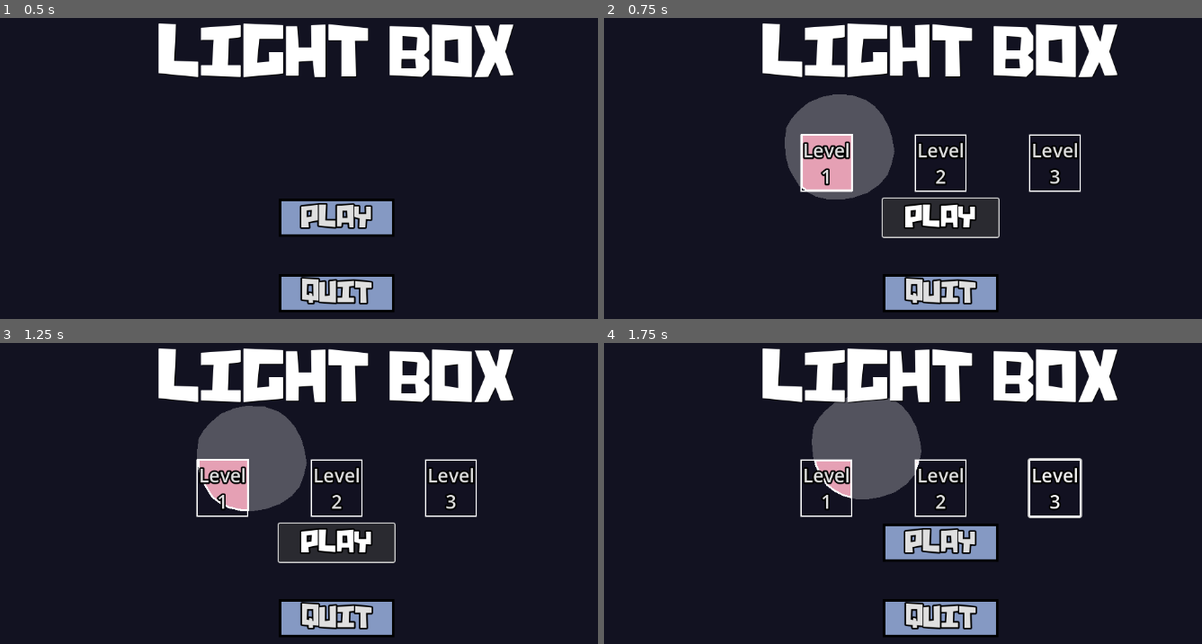
Above: before the commit, frames 1-4 (two rows, left to right).
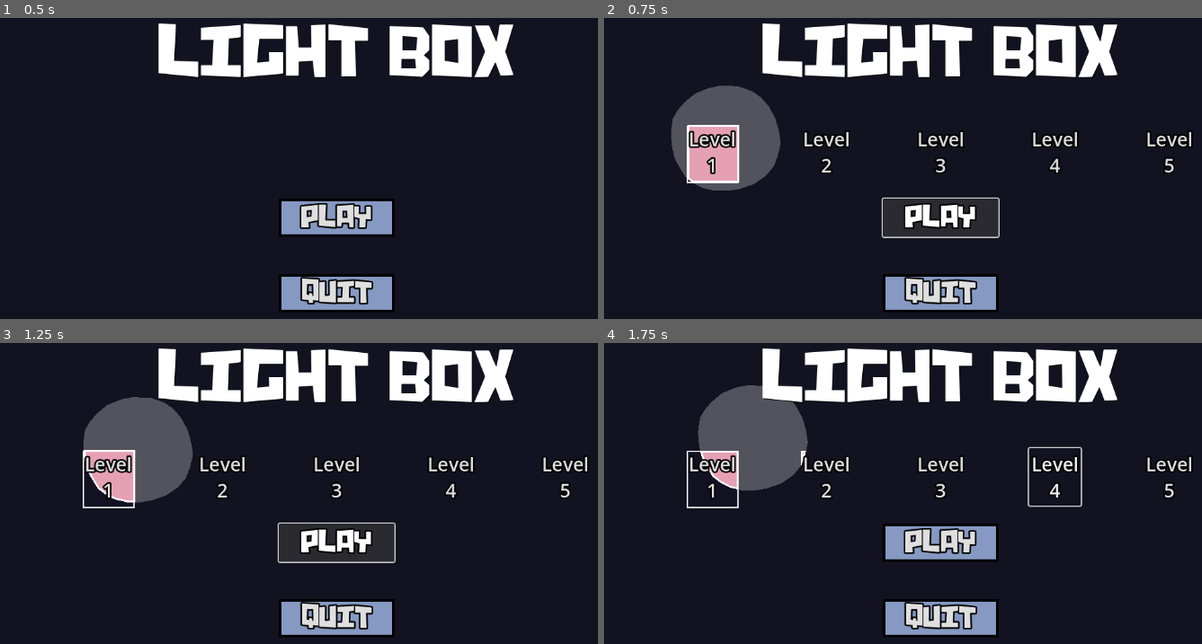
Above: after the commit, the same moments.

Repository: WeDoThingsHere/Godot-Jam-June-2025
Game: Godot game, scene res://scenes/Levels/start_menu.tscn
Same seed, same stepped clock (60 frames per second), same inputs: the game is played once before the commit and once after it.
Inputs (mouse positions are in pixels of both pictures, inside the frame that each line leads up to):
- Up to frame 1 (0.5 s): no input
- Up to frame 2 (0.75 s): click "Play" at 0.5 s
- Up to frame 3 (1.25 s): no input
- Up to frame 4 (1.75 s): click (1052, 475) at 1.25 s, where only the run after the commit has a clickable "Level 4"

Frame 1 is identical in both runs. In frame 2, 12% of the frame differs, in the area x 11-99%, y 22-61%; in frame 3, 12%; in frame 4, 12%, in the area x 13-99%, y 14-59%.

Commit message:
Finished Level 3
Added Audio and the other levels for start menu

Diff:
--- /dev/null
+++ b/AudioPlayer.gd
@@ -0,0 +1,20 @@
+extends Node2D
+
+@onready var music =$"Music Player"
+@onready var sfx = $"Death Sound"
+@onready var uisfx = $"UI Sound"
+
+func play_music():
+	music.play()
+
+func stop_music():
+	music.stop()
+
+func play_death():
+	sfx.play()
+
+func play_UI():
+	uisfx.play()
+
+func _ready() -> void:
+	play_music()
--- a/LevelSelection.gd
+++ b/LevelSelection.gd
@@ -6,7 +6,7 @@
 	LevelThree = 3
 	}
 # Called when the node enters the scene tree for the first time.
-@export_enum("Level_One", "Level_Two", "Level_Three")
+@export_enum("Level_One", "Level_Two", "Level_Three", "Level_Four", "Level_Five")
 var LevelToLoad: String = "Level_One"
 # Called when the node enters the scene tree for the first time.
 func _ready() -> void:
--- a/pause_menu.gd
+++ b/pause_menu.gd
@@ -28,14 +28,17 @@
 
 
 func _on_resume_pressed() -> void:
+	AudioPlayer.play_UI()
 	resume_game()
 
 
 
 func _on_quit_pressed() -> void:
+	AudioPlayer.play_UI()
 	get_tree().quit()
 
 
 func _on_start_menu_pressed() -> void:
+	AudioPlayer.play_UI()
 	Engine.time_scale = 1.0
 	get_tree().change_scene_to_packed(startMenuScene)
--- a/project.godot
+++ b/project.godot
@@ -18,6 +18,7 @@
 [autoload]
 
 SceneManager="*res://scripts/SceneManager.gd"
+AudioPlayer="*res://scenes/AudioPlayer.tscn"
 
 [display]
 
--- /dev/null
+++ b/scenes/AudioPlayer.tscn
@@ -0,0 +1,20 @@
+[gd_scene load_steps=5 format=3 uid="uid://crc7l4eyeliex"]
+
+[ext_resource type="Script" uid="uid://dwgdln3r53374" path="res://AudioPlayer.gd" id="1_hs2ye"]
+[ext_resource type="AudioStream" uid="uid://cxxbgou4t52hu" path="res://assets/LDMainThemeLoop.mp3" id="2_nn5wq"]
+[ext_resource type="AudioStream" uid="uid://uamy6o656kuj" path="res://assets/PlayerDeath.wav" id="3_ndch2"]
+[ext_resource type="AudioStream" uid="uid://bvfcsifra33ja" path="res://assets/UI_GenericSound.wav" id="4_1xcxp"]
+
+[node name="Node2D" type="Node2D"]
+script = ExtResource("1_hs2ye")
+
+[node name="Music Player" type="AudioStreamPlayer" parent="."]
+stream = ExtResource("2_nn5wq")
+volume_db = -4.439
+parameters/looping = true
+
+[node name="Death Sound" type="AudioStreamPlayer" parent="."]
+stream = ExtResource("3_ndch2")
+
+[node name="UI Sound" type="AudioStreamPlayer" parent="."]
+stream = ExtResource("4_1xcxp")
--- a/scenes/Levels/003_LevelThree.tscn
+++ b/scenes/Levels/003_LevelThree.tscn
@@ -9,6 +9,21 @@
 [ext_resource type="PackedScene" uid="uid://bhfabwws43023" path="res://scenes/dust_spawner.tscn" id="6_tb5yy"]
 [ext_resource type="PackedScene" path="res://scenes/true_platform.tscn" id="7_jglaw"]
 
+[sub_resource type="Animation" id="Animation_jglaw"]
+length = 0.001
+tracks/0/type = "value"
+tracks/0/imported = false
+tracks/0/enabled = true
+tracks/0/path = NodePath(".:position")
+tracks/0/interp = 1
+tracks/0/loop_wrap = true
+tracks/0/keys = {
+"times": PackedFloat32Array(0),
+"transitions": PackedFloat32Array(1),
+"update": 0,
+"values": [Vector2(0, 0)]
+}
+
 [sub_resource type="Animation" id="Animation_tb5yy"]
 resource_name = "elevator"
 length = 10.0
@@ -26,27 +41,27 @@
 "values": [Vector2(0, -600), Vector2(0, -900)]
 }
 
-[sub_resource type="Animation" id="Animation_jglaw"]
-length = 0.001
-tracks/0/type = "value"
-tracks/0/imported = false
-tracks/0/enabled = true
-tracks/0/path = NodePath(".:position")
-tracks/0/interp = 1
-tracks/0/loop_wrap = true
-tracks/0/keys = {
-"times": PackedFloat32Array(0),
-"transitions": PackedFloat32Array(1),
-"update": 0,
-"values": [Vector2(0, 0)]
-}
-
 [sub_resource type="AnimationLibrary" id="AnimationLibrary_53cjc"]
 _data = {
 &"RESET": SubResource("Animation_jglaw"),
 &"elevator": SubResource("Animation_tb5yy")
 }
 
+[sub_resource type="Animation" id="Animation_o4dxq"]
+length = 0.001
+tracks/0/type = "value"
+tracks/0/imported = false
+tracks/0/enabled = true
+tracks/0/path = NodePath(".:position")
+tracks/0/interp = 1
+tracks/0/loop_wrap = true
+tracks/0/keys = {
+"times": PackedFloat32Array(0),
+"transitions": PackedFloat32Array(1),
+"update": 0,
+"values": [Vector2(0, -989.715)]
+}
+
 [sub_resource type="Animation" id="Animation_jybrk"]
 resource_name = "elevator 2"
 length = 10.0
@@ -62,21 +77,6 @@
 "transitions": PackedFloat32Array(1, 1),
 "update": 0,
 "values": [Vector2(188, -989.715), Vector2(188, -689.715)]
-}
-
-[sub_resource type="Animation" id="Animation_o4dxq"]
-length = 0.001
-tracks/0/type = "value"
-tracks/0/imported = false
-tracks/0/enabled = true
-tracks/0/path = NodePath(".:position")
-tracks/0/interp = 1
-tracks/0/loop_wrap = true
-tracks/0/keys = {
-"times": PackedFloat32Array(0),
-"transitions": PackedFloat32Array(1),
-"update": 0,
-"values": [Vector2(0, -989.715)]
 }
 
 [sub_resource type="Animation" id="Animation_sd7vf"]
@@ -336,7 +336,7 @@
 
 [node name="Goal" parent="." instance=ExtResource("6_1dhsq")]
 position = Vector2(477, -189)
-Level_To_Unlock = "Level_Two"
+Level_To_Unlock = "Level_Four"
 
 [node name="Camera2D" type="Camera2D" parent="."]
 
--- a/scenes/Levels/004_LevelFour.tscn
+++ b/scenes/Levels/004_LevelFour.tscn
@@ -6,9 +6,24 @@
 [ext_resource type="PackedScene" uid="uid://d0p3djj4uybf5" path="res://scenes/flickering_light.tscn" id="3_gi4ga"]
 [ext_resource type="PackedScene" uid="uid://da0vb48bj51jb" path="res://scenes/Prefabs/Goal.tscn" id="4_auy48"]
 [ext_resource type="PackedScene" uid="uid://bhfabwws43023" path="res://scenes/dust_spawner.tscn" id="5_avej0"]
-[ext_resource type="PackedScene" uid="uid://cq310hw2aa0yd" path="res://scenes/true_platform.tscn" id="6_iv4gd"]
+[ext_resource type="PackedScene" path="res://scenes/true_platform.tscn" id="6_iv4gd"]
 [ext_resource type="PackedScene" uid="uid://bytetusxvp5dp" path="res://scenes/killzone.tscn" id="7_621bl"]
 [ext_resource type="PackedScene" uid="uid://cn6mjaf1avpfd" path="res://scenes/Player.tscn" id="8_os36c"]
+
+[sub_resource type="Animation" id="Animation_eecm2"]
+length = 0.001
+tracks/0/type = "value"
+tracks/0/imported = false
+tracks/0/enabled = true
+tracks/0/path = NodePath(".:rotation")
+tracks/0/interp = 1
+tracks/0/loop_wrap = true
+tracks/0/keys = {
+"times": PackedFloat32Array(0),
+"transitions": PackedFloat32Array(1),
+"update": 0,
+"values": [-0.287979]
+}
 
 [sub_resource type="Animation" id="Animation_odp63"]
 resource_name = "move"
@@ -27,21 +42,6 @@
 "values": [-0.287979, 0.287979, -0.287979]
 }
 
-[sub_resource type="Animation" id="Animation_eecm2"]
-length = 0.001
-tracks/0/type = "value"
-tracks/0/imported = false
-tracks/0/enabled = true
-tracks/0/path = NodePath(".:rotation")
-tracks/0/interp = 1
-tracks/0/loop_wrap = true
-tracks/0/keys = {
-"times": PackedFloat32Array(0),
-"transitions": PackedFloat32Array(1),
-"update": 0,
-"values": [-0.287979]
-}
-
 [sub_resource type="AnimationLibrary" id="AnimationLibrary_auy48"]
 _data = {
 &"RESET": SubResource("Animation_eecm2"),
@@ -137,7 +137,7 @@
 
 [node name="Goal" parent="." instance=ExtResource("4_auy48")]
 position = Vector2(472, 43)
-Level_To_Unlock = "Level_Two"
+Level_To_Unlock = "Level_Five"
 
 [node name="Camera2D" type="Camera2D" parent="."]
 
--- a/scenes/Levels/005_LevelFive.tscn
+++ b/scenes/Levels/005_LevelFive.tscn
@@ -1,13 +1,28 @@
-[gd_scene load_steps=20 format=3 uid="uid://dvhpbjmgumk6k"]
+[gd_scene load_steps=20 format=3 uid="uid://bisaox5r7e02y"]
 
 [ext_resource type="PackedScene" uid="uid://dunadgt76ux7n" path="res://scenes/Prefabs/EveryGameScene.tscn" id="1_hjd51"]
 [ext_resource type="PackedScene" uid="uid://xalf27q53dx2" path="res://scenes/platform_box.tscn" id="2_qwptg"]
 [ext_resource type="PackedScene" uid="uid://cf358hob3lvvq" path="res://scenes/light.tscn" id="3_vxj43"]
 [ext_resource type="PackedScene" uid="uid://da0vb48bj51jb" path="res://scenes/Prefabs/Goal.tscn" id="4_dc6it"]
 [ext_resource type="PackedScene" uid="uid://bhfabwws43023" path="res://scenes/dust_spawner.tscn" id="5_i6mds"]
-[ext_resource type="PackedScene" uid="uid://cq310hw2aa0yd" path="res://scenes/true_platform.tscn" id="6_fe2my"]
+[ext_resource type="PackedScene" path="res://scenes/true_platform.tscn" id="6_fe2my"]
 [ext_resource type="PackedScene" uid="uid://bytetusxvp5dp" path="res://scenes/killzone.tscn" id="7_f1y6j"]
 [ext_resource type="PackedScene" uid="uid://cn6mjaf1avpfd" path="res://scenes/Player.tscn" id="8_7ntk6"]
+
+[sub_resource type="Animation" id="Animation_qwptg"]
+length = 0.001
+tracks/0/type = "value"
+tracks/0/imported = false
+tracks/0/enabled = true
+tracks/0/path = NodePath(".:position")
+tracks/0/interp = 1
+tracks/0/loop_wrap = true
+tracks/0/keys = {
+"times": PackedFloat32Array(0),
+"transitions": PackedFloat32Array(1),
+"update": 0,
+"values": [Vector2(426, -96)]
+}
 
 [sub_resource type="Animation" id="Animation_hjd51"]
 resource_name = "move"
@@ -26,21 +41,6 @@
 "values": [Vector2(383, -96), Vector2(627.055, -96), Vector2(383, -96)]
 }
 
-[sub_resource type="Animation" id="Animation_qwptg"]
-length = 0.001
-tracks/0/type = "value"
-tracks/0/imported = false
-tracks/0/enabled = true
-tracks/0/path = NodePath(".:position")
-tracks/0/interp = 1
-tracks/0/loop_wrap = true
-tracks/0/keys = {
-"times": PackedFloat32Array(0),
-"transitions": PackedFloat32Array(1),
-"update": 0,
-"values": [Vector2(426, -96)]
-}
-
 [sub_resource type="AnimationLibrary" id="AnimationLibrary_vxj43"]
 _data = {
 &"RESET": SubResource("Animation_qwptg"),
@@ -84,6 +84,21 @@
 &"swing": SubResource("Animation_hkq2j")
 }
 
+[sub_resource type="Animation" id="Animation_2ks6o"]
+length = 0.001
+tracks/0/type = "value"
+tracks/0/imported = false
+tracks/0/enabled = true
+tracks/0/path = NodePath(".:position")
+tracks/0/interp = 1
+tracks/0/loop_wrap = true
+tracks/0/keys = {
+"times": PackedFloat32Array(0),
+"transitions": PackedFloat32Array(1),
+"update": 0,
+"values": [Vector2(9, 11)]
+}
+
 [sub_resource type="Animation" id="Animation_7j7xi"]
 resource_name = "move"
 length = 8.0
@@ -99,21 +114,6 @@
 "transitions": PackedFloat32Array(1, 1, 1, 1, 1),
 "update": 0,
 "values": [Vector2(9, 11), Vector2(20, 13), Vector2(11, 10), Vector2(20, 11), Vector2(9, 11)]
-}
-
-[sub_resource type="Animation" id="Animation_2ks6o"]
-length = 0.001
-tracks/0/type = "value"
-tracks/0/imported = false
-tracks/0/enabled = true
-tracks/0/path = NodePath(".:position")
-tracks/0/interp = 1
-tracks/0/loop_wrap = true
-tracks/0/keys = {
-"times": PackedFloat32Array(0),
-"transitions": PackedFloat32Array(1),
-"update": 0,
-"values": [Vector2(9, 11)]
 }
 
 [sub_resource type="AnimationLibrary" id="AnimationLibrary_tdl83"]
--- a/scenes/Levels/start_menu.tscn
+++ b/scenes/Levels/start_menu.tscn
@@ -196,6 +196,7 @@
 position = Vector2(59, 89)
 
 [node name="Lvl1" type="Node2D" parent="Platforms"]
+position = Vector2(-182, -14)
 
 [node name="Light1" parent="Platforms/Lvl1" instance=ExtResource("4_wlrfa")]
 rotation = -0.23911
@@ -219,7 +220,8 @@
 uv = PackedVector2Array(-176, -72, -176, -8, -104, -8, -104, -72)
 
 [node name="Lvl2" type="Node2D" parent="Platforms"]
-position = Vector2(183, 0)
+visible = false
+position = Vector2(1, -14)
 
 [node name="PlatformBox" parent="Platforms/Lvl2" instance=ExtResource("2_6lfbd")]
 position = Vector2(469, 256)
@@ -245,7 +247,8 @@
 autoplay = "new_animation"
 
 [node name="Lvl3" type="Node2D" parent="Platforms"]
-position = Vector2(366, 0)
+visible = false
+position = Vector2(184, -14)
 
 [node name="PlatformBox" parent="Platforms/Lvl3" instance=ExtResource("2_6lfbd")]
 position = Vector2(469, 256)
@@ -266,6 +269,58 @@
 [node name="AnimationPlayer" type="AnimationPlayer" parent="Platforms/Lvl3/Light1"]
 libraries = {
 &"": SubResource("AnimationLibrary_i11vo")
+}
+autoplay = "new_animation"
+
+[node name="Lvl4" type="Node2D" parent="Platforms"]
+visible = false
+position = Vector2(366, -14)
+
+[node name="Light1" parent="Platforms/Lvl4" instance=ExtResource("4_wlrfa")]
+rotation = -0.23911
+
+[node name="Polygon2D" parent="Platforms/Lvl4/Light1/LitArea" index="1"]
+modulate = Color(1, 1, 1, 0.27451)
+polygon = PackedVector2Array(-140.033, -27.8162, -131.542, -49.5224, -120.79, -60.5775, -108.067, -69.6652, -88.0742, -79.6616, -64.446, -83.2967, -45.3619, -82.388, -18.0988, -75.1178, 2.80305, -61.4862, 13.7082, -48.7634, 22.2247, -32.3402, 28.0078, -10.8602, 28.8121, 8.93458, 27.1593, 29.5957, 18.0684, 47.7776, 7.32456, 63.48, -8.37792, 75.0503, -29.8655, 83.3148, -54.4642, 85.534, -72.8408, 84.1412, -93.502, 79.1825, -111.684, 70.0916, -124.08, 59.3478, -133.998, 46.9511, -140.423, 26.7186, -143.669, 13.0786, -143.669, -4.18807)
+uv = PackedVector2Array(-128, -16, -120, -40, -112, -48, -104, -48, -88, -56, -64, -72, -56, -72, -40, -64, -32, -64, -24, -56, -16, -48, -16, -40, 0, -8, 0, 16, -8, 24, -16, 40, -24, 56, -40, 56, -48, 56, -64, 56, -72, 56, -88, 56, -104, 32, -112, 24, -120, 16, -120, 8, -120, 0)
+
+[node name="AnimationPlayer" type="AnimationPlayer" parent="Platforms/Lvl4/Light1"]
+libraries = {
+&"": SubResource("AnimationLibrary_3vial")
+}
+autoplay = "movingduh"
+
+[node name="PlatformBox" parent="Platforms/Lvl4" instance=ExtResource("2_6lfbd")]
+position = Vector2(469, 256)
+
+[node name="Bounds" parent="Platforms/Lvl4/PlatformBox/PlatformArea" index="0"]
+polygon = PackedVector2Array(-176, -72, -176, 20, -93, 20, -93, -72)
+uv = PackedVector2Array(-176, -72, -176, -8, -104, -8, -104, -72)
+
+[node name="Lvl5" type="Node2D" parent="Platforms"]
+visible = false
+position = Vector2(550, -14)
+
+[node name="PlatformBox" parent="Platforms/Lvl5" instance=ExtResource("2_6lfbd")]
+position = Vector2(469, 256)
+
+[node name="Bounds" parent="Platforms/Lvl5/PlatformBox/PlatformArea" index="0"]
+polygon = PackedVector2Array(-176, -72, -176, 20, -93, 20, -93, -72)
+uv = PackedVector2Array(-176, -72, -176, -8, -104, -8, -104, -72)
+
+[node name="Light1" parent="Platforms/Lvl5" instance=ExtResource("4_wlrfa")]
+visible = false
+position = Vector2(330, 173)
+rotation = -1.58999
+
+[node name="Polygon2D" parent="Platforms/Lvl5/Light1/LitArea" index="1"]
+modulate = Color(1, 1, 1, 0.27451)
+polygon = PackedVector2Array(-140.033, -27.8162, -131.542, -49.5224, -120.79, -60.5775, -108.067, -69.6652, -88.0742, -79.6616, -64.446, -83.2967, -45.3619, -82.388, -18.0988, -75.1178, 2.80305, -61.4862, 13.7082, -48.7634, 22.2247, -32.3402, 28.0078, -10.8602, 28.8121, 8.93458, 27.1593, 29.5957, 18.0684, 47.7776, 7.32456, 63.48, -8.37792, 75.0503, -29.8655, 83.3148, -54.4642, 85.534, -72.8408, 84.1412, -93.502, 79.1825, -111.684, 70.0916, -124.08, 59.3478, -133.998, 46.9511, -140.423, 26.7186, -143.669, 13.0786, -143.669, -4.18807)
+uv = PackedVector2Array(-128, -16, -120, -40, -112, -48, -104, -48, -88, -56, -64, -72, -56, -72, -40, -64, -32, -64, -24, -56, -16, -48, -16, -40, 0, -8, 0, 16, -8, 24, -16, 40, -24, 56, -40, 56, -48, 56, -64, 56, -72, 56, -88, 56, -104, 32, -112, 24, -120, 16, -120, 8, -120, 0)
+
+[node name="AnimationPlayer" type="AnimationPlayer" parent="Platforms/Lvl5/Light1"]
+libraries = {
+&"": SubResource("AnimationLibrary_5e4i3")
 }
 autoplay = "new_animation"
 
@@ -277,10 +332,10 @@
 anchor_top = 0.5
 anchor_right = 0.5
 anchor_bottom = 0.5
-offset_left = -237.0
-offset_top = -38.0
-offset_right = 238.0
-offset_bottom = 27.0
+offset_left = -407.0
+offset_top = -69.0
+offset_right = 408.0
+offset_bottom = 23.0
 grow_horizontal = 2
 grow_vertical = 2
 theme_override_constants/separation = 100
@@ -317,6 +372,28 @@
 flat = true
 script = ExtResource("2_thu50")
 LevelToLoad = "Level_Three"
+
+[node name="LevelFour" type="Button" parent="HBOX Level Selection Container"]
+z_index = 5
+layout_mode = 2
+theme_override_constants/outline_size = 10
+theme_override_font_sizes/font_size = 30
+text = "Level
+4"
+flat = true
+script = ExtResource("2_thu50")
+LevelToLoad = "Level_Four"
+
+[node name="LevelFive" type="Button" parent="HBOX Level Selection Container"]
+z_index = 5
+layout_mode = 2
+theme_override_constants/outline_size = 10
+theme_override_font_sizes/font_size = 30
+text = "Level
+5"
+flat = true
+script = ExtResource("2_thu50")
+LevelToLoad = "Level_Five"
 
 [node name="Label" type="Label" parent="."]
 layout_mode = 1
@@ -343,6 +420,8 @@
 [connection signal="pressed" from="HBOX Level Selection Container/LevelOne" to="HBOX Level Selection Container/LevelOne" method="OnPress"]
 [connection signal="pressed" from="HBOX Level Selection Container/LevelTwo" to="HBOX Level Selection Container/LevelTwo" method="OnPress"]
 [connection signal="pressed" from="HBOX Level Selection Container/LevelThree" to="HBOX Level Selection Container/LevelThree" method="OnPress"]
+[connection signal="pressed" from="HBOX Level Selection Container/LevelFour" to="HBOX Level Selection Container/LevelFour" method="OnPress"]
+[connection signal="pressed" from="HBOX Level Selection Container/LevelFive" to="HBOX Level Selection Container/LevelFive" method="OnPress"]
 
 [editable path="Platforms/Lvl1/Light1"]
 [editable path="Platforms/Lvl1/Light1/LitArea"]
@@ -353,3 +432,9 @@
 [editable path="Platforms/Lvl3/PlatformBox"]
 [editable path="Platforms/Lvl3/Light1"]
 [editable path="Platforms/Lvl3/Light1/LitArea"]
+[editable path="Platforms/Lvl4/Light1"]
+[editable path="Platforms/Lvl4/Light1/LitArea"]
+[editable path="Platforms/Lvl4/PlatformBox"]
+[editable path="Platforms/Lvl5/PlatformBox"]
+[editable path="Platforms/Lvl5/Light1"]
+[editable path="Platforms/Lvl5/Light1/LitArea"]
--- a/scenes/Prefabs/completion.gd
+++ b/scenes/Prefabs/completion.gd
@@ -10,11 +10,13 @@
 
 
 func _on_quit_pressed() -> void:
+	AudioPlayer.play_UI()
 	get_tree().quit()
 	pass # Replace with function body.
 
 
 func _on_start_menu_pressed() -> void:
+	AudioPlayer.play_UI()
 	Engine.time_scale = 1.0
 	get_tree().change_scene_to_packed(startMenuScene)
 	pass # Replace with function body.
--- a/scripts/SceneManager.gd
+++ b/scripts/SceneManager.gd
@@ -4,11 +4,15 @@
 	"Level_One": preload("res://scenes/Levels/001_LevelOne.tscn"),
 	"Level_Two": preload("res://scenes/Levels/002_LevelTwo.tscn"),
 	"Level_Three": preload("res://scenes/Levels/003_LevelThree.tscn"),
+	"Level_Four": preload("res://scenes/Levels/004_LevelFour.tscn"),
+	"Level_Five": preload("res://scenes/Levels/005_LevelFive.tscn")
 }
 var completation = {
 	"Level_One": true,
 	"Level_Two": false,
 	"Level_Three": false,
+	"Level_Four": false,
+	"Level_Five": false,
 }
 # Called when the node enters the scene tree for the first time.
 func _ready() -> void:
--- a/scripts/goal.gd
+++ b/scripts/goal.gd
@@ -6,7 +6,7 @@
 	LevelThree = 3
 	}
 # Called when the node enters the scene tree for the first time.
-@export_enum("Level_One", "Level_Two", "Level_Three")
+@export_enum("Level_One", "Level_Two", "Level_Three", "Level_Four", "Level_Five")
 var Level_To_Unlock: String = "LevelTwo" #level to unlock
 # Called when the node enters the scene tree for the first time.
 func _ready() -> void:
--- a/scripts/killzone.gd
+++ b/scripts/killzone.gd
@@ -5,6 +5,7 @@
 func _on_body_entered(body: Node2D) -> void:
 	body.get_node("CollisionShape2D").queue_free()
 	print("Starting Death")
+	AudioPlayer.play_death()
 	timer.start()
 
 
--- a/scripts/start_menu.gd
+++ b/scripts/start_menu.gd
@@ -14,6 +14,8 @@
 @onready var platforms = $Platforms
 @onready var Light2 = $Platforms/Lvl2/Light1
 @onready var Light3 = $Platforms/Lvl3/Light1
+@onready var Light4 = $Platforms/Lvl4/Light1
+@onready var Light5 = $Platforms/Lvl5/Light1
 ##Lights to set visible/invisible
 
 func showLevels() -> void:
@@ -39,6 +41,8 @@
 		platforms.visible = false
 		Light2.visible = false
 		Light3.visible = false
+		Light4.visible = false
+		Light5.visible = false
 	else:
 		LevelButtons.visible = true
 		platforms.visible = true
@@ -46,9 +50,14 @@
 			Light2.visible = true
 			if(SceneManager.checkForCompletion("Level_Three")):
 				Light3.visible = true
+				if(SceneManager.checkForCompletion("Level_Four")):
+					Light4.visible = true
+					if(SceneManager.checkForCompletion("Level_Five")):
+						Light5.visible = true
 
 
 func PlayButton() -> void:
+	AudioPlayer.play_UI()
 	setvisibility()
 
 
Not shown, added: AudioPlayer.gd.uid
Not shown, added: assets/LDMainThemeLoop.mp3.import
Not shown, added: assets/PlayerDeath.wav.import
Not shown, added: assets/UI_GenericSound.wav.import
Not shown: 1 places in scenes/Levels/001_LevelOne.tscn that only renumber resources
Not shown: 1 places in scenes/Levels/004_LevelFour.tscn that only renumber resources
Not shown: 1 places in scenes/Levels/start_menu.tscn that only renumber resources
Not shown, added: assets/LDMainThemeLoop.mp3
Not shown, added: assets/PlayerDeath.wav
Not shown, added: assets/UI_GenericSound.wav
